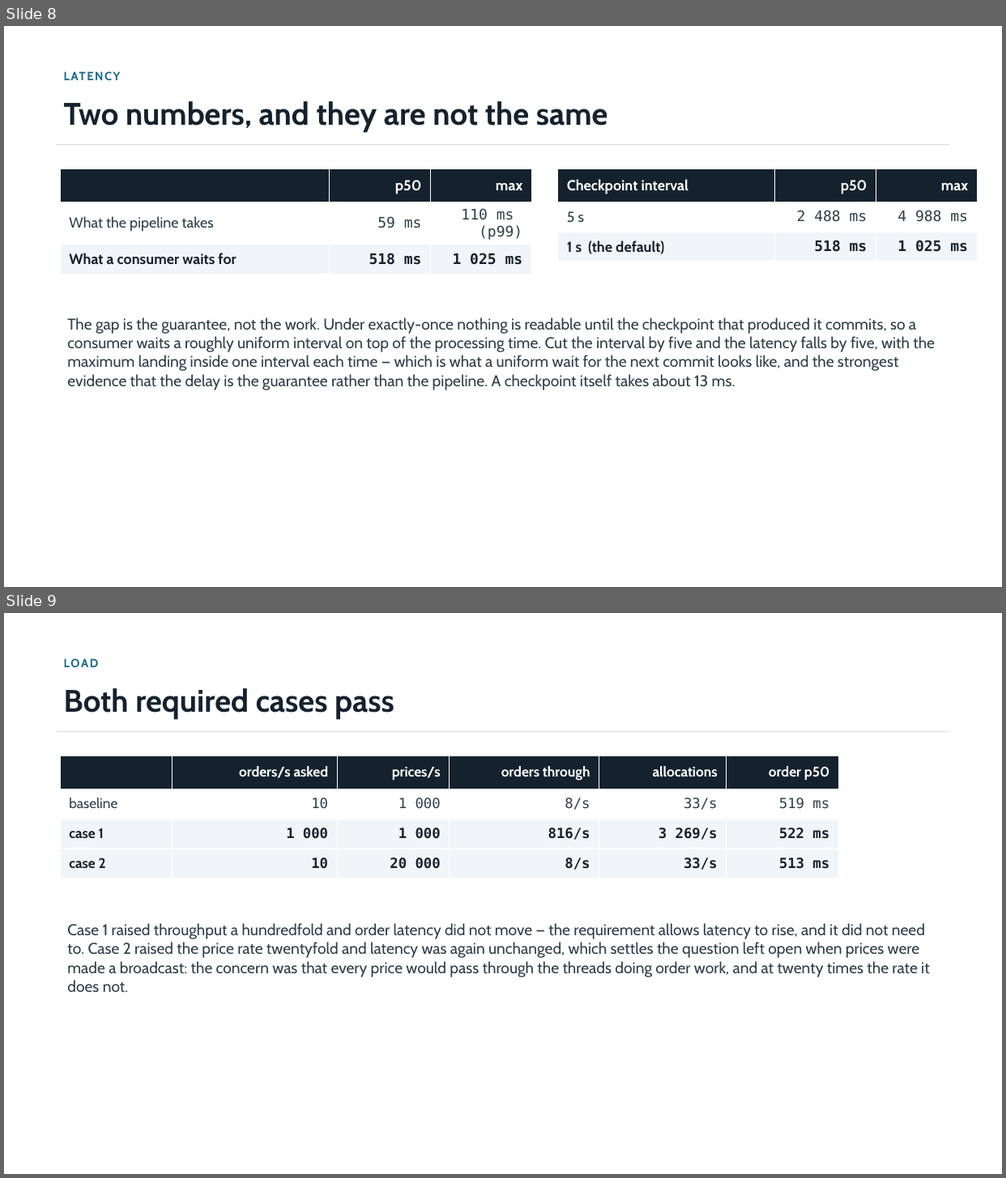
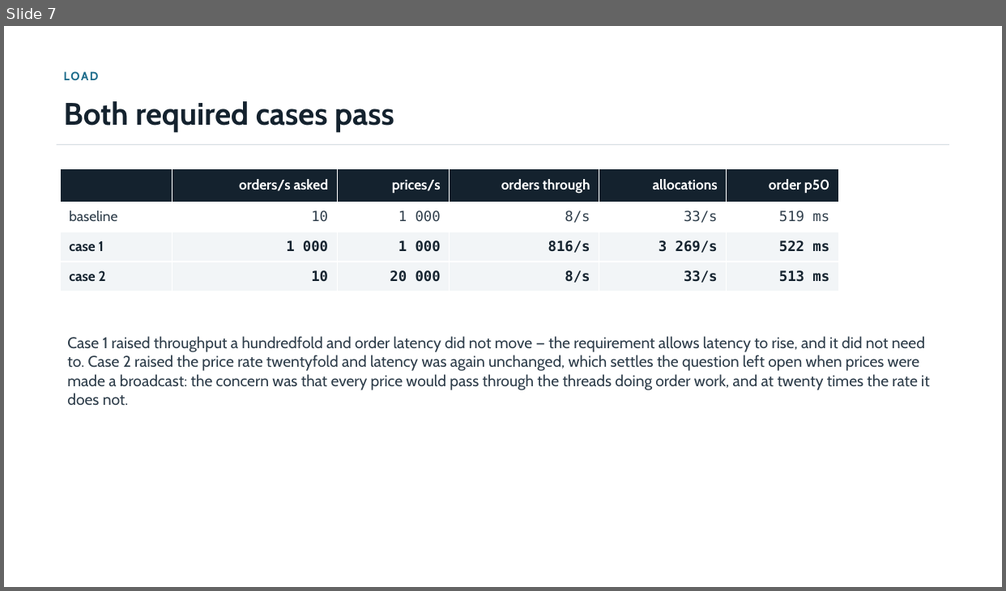
Before and after one commit to jimzucker/flink-training, a slide deck: docs/deck/final-demo-handout.pptx. Shown one above the other, each under a label of ours: slides 8 and 9 before the commit, slide 7 after it. The pictures are 1006x1178 and 1006x591 pixels, drawn with LibreOffice and Linux fonts; fonts in the diff are those of the drawing. Boxes give left, top, right and bottom in pixels: in the first picture for what was removed or moved away, otherwise in the second. Text is boxed around its words. In the diff, an @@ line names an element or a change of style, - is before the commit and + after.

```diff
--- a/docs/deck/final-demo-handout.pptx
+++ b/docs/deck/final-demo-handout.pptx
@@ slide 8 removed at box(4, 26, 1002, 587), background #FFFFFF @@
@@ text removed at box(57, 65, 955, 88) @@
-LATENCY
@@ text removed at box(64, 101, 608, 132) @@
-Two numbers, and they are not the same
@@ rectangle removed at box(57, 144, 949, 145) @@
@@ table removed at box(60, 169, 532, 268), 3 rows, 3 columns @@
- | p50 | max
-What the pipeline takes | 59 ms | 110 ms (p99)
-What a consumer waits for | 518 ms | 1 025 ms
@@ table removed at box(558, 169, 978, 262), 3 rows, 3 columns @@
-Checkpoint interval | p50 | max
-5 s | 2 488 ms | 4 988 ms
-1 s (the default) | 518 ms | 1 025 ms
@@ text removed at box(67, 318, 935, 390) @@
-The gap is the guarantee, not the work. Under exactly-once nothing is readable until the checkpoint that produced it commits, so a consumer waits a roughly uniform interval on top of the processing time. Cut the interval by five and the latency falls by five, with the maximum landing inside one interval each time — which is what a uniform wait for the next commit looks like, and the strongest evidence that the delay is the guarantee rather than the pipeline. A checkpoint itself takes about 13 ms.
@@ what was slide 9 is now slide 7 @@
```
Also in this commit, not shown: 1 slide changed, 4 other slides removed, 7 other files.
